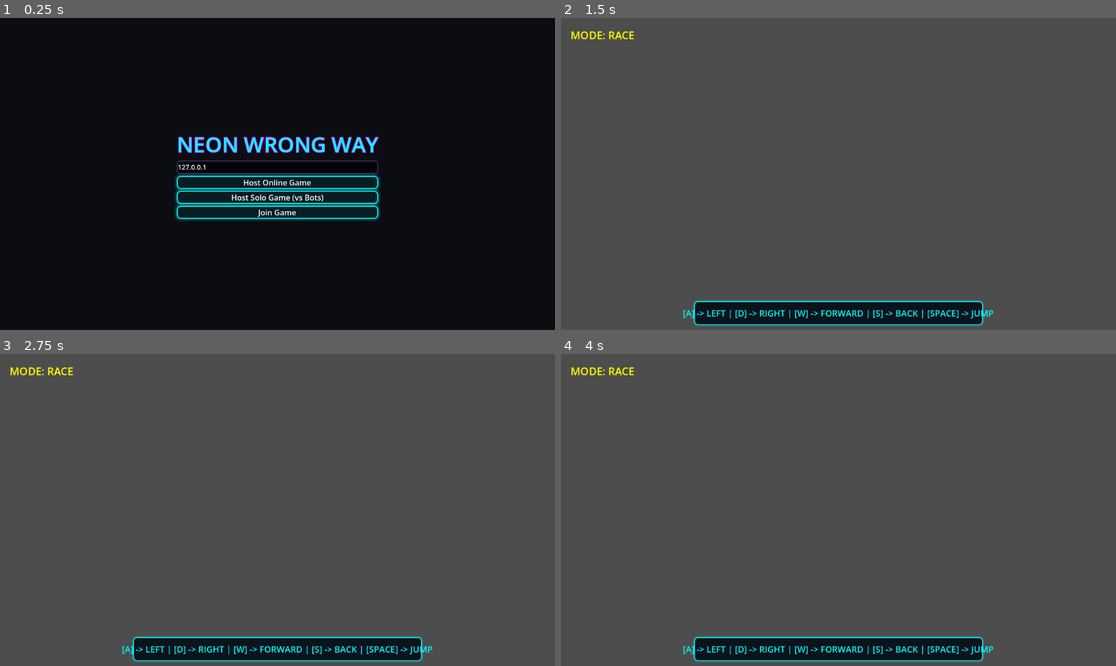
Above: before the commit, frames 1-4 (two rows, left to right).
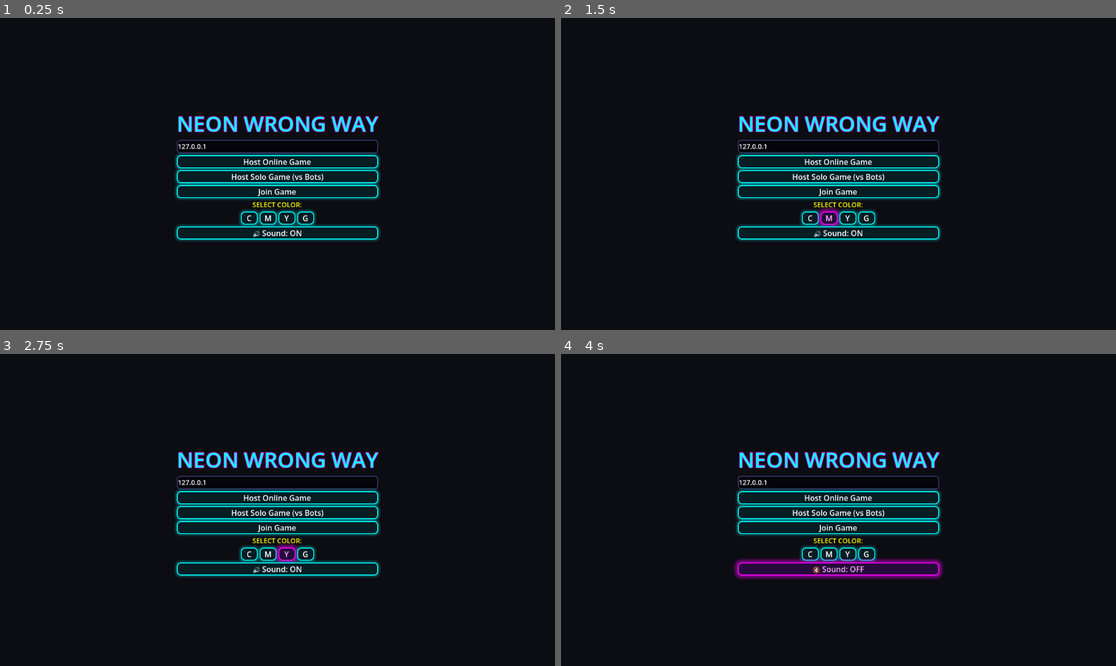
Above: after the commit, the same moments.

Repository: lelongc/tools
Game: Godot game, scene res://main_game.tscn
Same seed, same stepped clock (60 frames per second), same inputs: the game is played once before the commit and once after it.
Inputs (mouse positions are in pixels of both pictures, inside the frame that each line leads up to):
- Up to frame 1 (0.25 s): no input
- Up to frame 2 (1.5 s): click (810, 217) at 0.5 s, where only the run after the commit has a clickable "C"; click (827, 217) at 1.25 s, where only the run after the commit has a clickable "M"
- Up to frame 3 (2.75 s): click (288, 553) at 2 s, where only the run after the commit has a clickable "Y"
- Up to frame 4 (4 s): click (866, 553) at 2.75 s, where only the run after the commit has a clickable "G"; click (838, 569) at 3.5 s, where only the run after the commit has a clickable "🔊 Sound: ON"

The runs differ from the first frame. In frame 1, 8.2% of the frame differs, in the area x 31-69%, y 31-72%; in frame 2, 97%; in frame 3, 97%; in frame 4, 97%, in the area x 0-100%, y 0-100%.

Commit message:
feat: implement multiplayer game framework with lobby UI, map loading, and neon theme support

Diff:
--- /dev/null
+++ b/godot_demo/death_particles.tscn
@@ -0,0 +1,36 @@
+[gd_scene load_steps=6 format=3 uid="uid://deathpart123"]
+
+[sub_resource type="StandardMaterial3D" id="StandardMaterial3D_dp"]
+shading_mode = 0
+albedo_color = Color(1, 0.2, 0.2, 1)
+
+[sub_resource type="BoxMesh" id="BoxMesh_dp"]
+material = SubResource("StandardMaterial3D_dp")
+size = Vector3(0.15, 0.15, 0.15)
+
+[sub_resource type="ParticleProcessMaterial" id="ParticleProcessMaterial_dp"]
+direction = Vector3(0, 1, 0)
+spread = 180.0
+initial_velocity_min = 5.0
+initial_velocity_max = 10.0
+gravity = Vector3(0, -9.8, 0)
+scale_min = 0.5
+scale_max = 1.2
+
+[sub_resource type="GDScript" id="GDScript_autofree"]
+script/source = "extends GPUParticles3D
+
+func _ready():
+	emitting = true
+	var timer = get_tree().create_timer(lifetime + 0.2)
+	timer.timeout.connect(queue_free)
+"
+
+[node name="DeathParticles" type="GPUParticles3D"]
+amount = 32
+lifetime = 0.8
+one_shot = true
+explosiveness = 1.0
+process_material = SubResource("ParticleProcessMaterial_dp")
+draw_pass_1 = SubResource("BoxMesh_dp")
+script = SubResource("GDScript_autofree")
--- a/godot_demo/default_env.tres
+++ b/godot_demo/default_env.tres
@@ -2,12 +2,15 @@
 
 [resource]
 background_mode = 1
-background_color = Color(0.02, 0.02, 0.03, 1)
+background_color = Color(0.01, 0.01, 0.04, 1)
 ambient_light_source = 2
-ambient_light_color = Color(0.1, 0.1, 0.15, 1)
+ambient_light_color = Color(0.08, 0.1, 0.18, 1)
 tonemap_mode = 2
 glow_enabled = true
-glow_intensity = 0.8
-glow_strength = 0.6
-glow_bloom = 0.2
-glow_hdr_threshold = 1.2
+glow_intensity = 1.0
+glow_strength = 0.8
+glow_bloom = 0.25
+glow_hdr_threshold = 1.0
+fog_enabled = true
+fog_light_color = Color(0.02, 0.03, 0.08, 1)
+fog_density = 0.005
--- a/godot_demo/finish_line.tscn
+++ b/godot_demo/finish_line.tscn
@@ -1,14 +1,25 @@
-[gd_scene load_steps=5 format=3 uid="uid://fln12345"]
+[gd_scene load_steps=7 format=3 uid="uid://fln12345"]
 
 [ext_resource type="Script" path="res://finish_line.gd" id="1_flscript"]
 [ext_resource type="Material" path="res://neon_mat_finish.tres" id="2_mat"]
 
 [sub_resource type="BoxShape3D" id="BoxShape3D_fl"]
-size = Vector3(10, 5, 2)
+size = Vector3(8, 6, 2)
 
 [sub_resource type="BoxMesh" id="BoxMesh_fl"]
 material = ExtResource("2_mat")
-size = Vector3(10, 5, 2)
+size = Vector3(8, 0.4, 0.4)
+
+[sub_resource type="CylinderMesh" id="CylinderMesh_pillar"]
+material = ExtResource("2_mat")
+top_radius = 0.2
+bottom_radius = 0.2
+height = 6.0
+
+[sub_resource type="TorusMesh" id="TorusMesh_ring"]
+material = ExtResource("2_mat")
+inner_radius = 2.5
+outer_radius = 2.8
 
 [node name="FinishLine" type="Area3D"]
 script = ExtResource("1_flscript")
@@ -16,5 +27,18 @@
 [node name="CollisionShape3D" type="CollisionShape3D" parent="."]
 shape = SubResource("BoxShape3D_fl")
 
-[node name="MeshInstance3D" type="MeshInstance3D" parent="."]
+[node name="PillarL" type="MeshInstance3D" parent="."]
+transform = Transform3D(1, 0, 0, 0, 1, 0, 0, 0, 1, -3.8, 3, 0)
+mesh = SubResource("CylinderMesh_pillar")
+
+[node name="PillarR" type="MeshInstance3D" parent="."]
+transform = Transform3D(1, 0, 0, 0, 1, 0, 0, 0, 1, 3.8, 3, 0)
+mesh = SubResource("CylinderMesh_pillar")
+
+[node name="TopArch" type="MeshInstance3D" parent="."]
+transform = Transform3D(1, 0, 0, 0, 1, 0, 0, 0, 1, 0, 6, 0)
 mesh = SubResource("BoxMesh_fl")
+
+[node name="PortalRing" type="MeshInstance3D" parent="."]
+transform = Transform3D(1, 0, 0, 0, 1, 0, 0, 0, 1, 0, 3, 0)
+mesh = SubResource("TorusMesh_ring")
--- a/godot_demo/game_manager.gd
+++ b/godot_demo/game_manager.gd
@@ -16,7 +16,7 @@
 var tag_it_id = -1
 
 var copycat_sequence = []
-var copycat_timer = 0.0
+var copycat_progress = {} # player_id -> index in sequence
 
 func start_mode(mode: GameMode):
 	round_ended = false
@@ -41,6 +41,7 @@
 func generate_copycat_sequence():
 	var possible_actions = ["A", "D", "W", "S", "SPACE"]
 	copycat_sequence.clear()
+	copycat_progress.clear()
 	for i in range(4):
 		copycat_sequence.append(possible_actions[randi() % possible_actions.size()])
 	rpc("sync_copycat_sequence", copycat_sequence)
@@ -48,6 +49,21 @@
 @rpc("any_peer", "call_local")
 func sync_copycat_sequence(seq):
 	copycat_sequence = seq
+	copycat_progress.clear()
+
+func check_copycat_input(key_pressed: String, player_id: int):
+	if current_mode != GameMode.COPYCAT or round_ended: return
+	if not copycat_progress.has(player_id):
+		copycat_progress[player_id] = 0
+
+	var idx = copycat_progress[player_id]
+	if idx < copycat_sequence.size():
+		if copycat_sequence[idx] == key_pressed:
+			copycat_progress[player_id] += 1
+			print("Player ", player_id, " Copycat Progress: ", copycat_progress[player_id])
+			if copycat_progress[player_id] >= copycat_sequence.size():
+				if multiplayer.is_server():
+					end_round(player_id)
 
 func _process(delta):
 	if multiplayer.is_server() and current_mode == GameMode.TAG:
--- a/godot_demo/main.tscn
+++ b/godot_demo/main.tscn
@@ -2,14 +2,14 @@
 
 [ext_resource type="PackedScene" uid="uid://b8x7c1d3p4m1" path="res://bounce_pad.tscn" id="1_bounce"]
 [ext_resource type="PackedScene" uid="uid://fln12345" path="res://finish_line.tscn" id="2_finish"]
-[ext_resource type="Material" path="res://neon_mat_ground.tres" id="3_ground_mat"]
+[ext_resource type="Material" path="res://neon_mat_grid.tres" id="3_grid_mat"]
 
 [sub_resource type="BoxShape3D" id="BoxShape3D_ground"]
-size = Vector3(20, 1, 20)
+size = Vector3(24, 1, 30)
 
 [sub_resource type="BoxMesh" id="BoxMesh_ground"]
-material = ExtResource("3_ground_mat")
-size = Vector3(20, 1, 20)
+material = ExtResource("3_grid_mat")
+size = Vector3(24, 1, 30)
 
 [node name="Main" type="Node3D"]
 
@@ -27,7 +27,7 @@
 shadow_enabled = true
 
 [node name="BouncePad" parent="." instance=ExtResource("1_bounce")]
-transform = Transform3D(1, 0, 0, 0, 1, 0, 0, 0, 1, 5, 0.1, -5)
+transform = Transform3D(1, 0, 0, 0, 1, 0, 0, 0, 1, 6, 0.1, -6)
 
 [node name="FinishLine" parent="." instance=ExtResource("2_finish")]
-transform = Transform3D(1, 0, 0, 0, 1, 0, 0, 0, 1, 0, 2.5, -9)
+transform = Transform3D(1, 0, 0, 0, 1, 0, 0, 0, 1, 0, 0.1, -12)
--- a/godot_demo/main_game.gd
+++ b/godot_demo/main_game.gd
@@ -15,16 +15,35 @@
 @onready var copycat_label = $HUD/CopycatLabel
 @onready var key_guide_label = $HUD/KeyGuidePanel/KeyGuideLabel
 
+var selected_color: Color = Color(0, 1, 1) # Default Cyan
+
 func _ready():
 	add_to_group("main_game")
 	$LobbyUI/VBoxContainer/HostBtn.pressed.connect(_on_host_pressed)
 	if $LobbyUI/VBoxContainer.has_node("HostBotsBtn"):
 		$LobbyUI/VBoxContainer/HostBotsBtn.pressed.connect(_on_host_bots_pressed)
 	$LobbyUI/VBoxContainer/JoinBtn.pressed.connect(_on_join_pressed)
+
+	if $LobbyUI/VBoxContainer.has_node("MuteBtn"):
+		$LobbyUI/VBoxContainer/MuteBtn.pressed.connect(_on_mute_pressed)
+
+	# Color Picker setup
+	var color_box = $LobbyUI/VBoxContainer/ColorBox
+	if color_box:
+		color_box.get_node("CyanBtn").pressed.connect(func(): selected_color = Color(0, 1, 1); if SoundManager: SoundManager.play_click())
+		color_box.get_node("MagentaBtn").pressed.connect(func(): selected_color = Color(1, 0, 1); if SoundManager: SoundManager.play_click())
+		color_box.get_node("YellowBtn").pressed.connect(func(): selected_color = Color(1, 1, 0); if SoundManager: SoundManager.play_click())
+		color_box.get_node("GreenBtn").pressed.connect(func(): selected_color = Color(0, 1, 0); if SoundManager: SoundManager.play_click())
+
 	address_input.text = "127.0.0.1"
 	hud.hide()
 	round_end_ui.hide()
 	apply_neon_theme()
+
+func _on_mute_pressed():
+	if SoundManager:
+		var muted = SoundManager.toggle_mute()
+		$LobbyUI/VBoxContainer/MuteBtn.text = "🔇 Sound: OFF" if muted else "🔊 Sound: ON"
 
 func _process(_delta):
 	if hud.visible:
@@ -115,6 +134,7 @@
 	GameManager.register_player(id)
 	var player = preload("res://player.tscn").instantiate()
 	player.name = str(id)
+	player.custom_color = selected_color
 	player.position = Vector3(randf_range(-2, 2), 2, randf_range(-2, 2))
 	players_node.add_child(player, true)
 
@@ -171,6 +191,9 @@
 		winner_label.text = "DRAW!"
 	else:
 		winner_label.text = "PLAYER " + str(winner_id) + " WINS!"
+		# Spawn victory confetti particle effect
+		var confetti = preload("res://victory_confetti.tscn").instantiate()
+		add_child(confetti)
 
 	if multiplayer.is_server():
 		GameManager.players_alive.clear()
--- a/godot_demo/main_game.tscn
+++ b/godot_demo/main_game.tscn
@@ -44,10 +44,10 @@
 anchor_top = 0.5
 anchor_right = 0.5
 anchor_bottom = 0.5
-offset_left = -120.0
-offset_top = -80.0
-offset_right = 120.0
-offset_bottom = 80.0
+offset_left = -140.0
+offset_top = -120.0
+offset_right = 140.0
+offset_bottom = 120.0
 grow_horizontal = 2
 grow_vertical = 2
 
@@ -78,6 +78,46 @@
 layout_mode = 2
 focus_mode = 0
 text = "Join Game"
+
+[node name="ColorLabel" type="Label" parent="LobbyUI/VBoxContainer"]
+layout_mode = 2
+theme_override_colors/font_color = Color(1, 1, 0, 1)
+theme_override_font_sizes/font_size = 14
+text = "SELECT COLOR:"
+horizontal_alignment = 1
+
+[node name="ColorBox" type="HBoxContainer" parent="LobbyUI/VBoxContainer"]
+layout_mode = 2
+alignment = 1
+
+[node name="CyanBtn" type="Button" parent="LobbyUI/VBoxContainer/ColorBox"]
+custom_minimum_size = Vector2(35, 25)
+layout_mode = 2
+focus_mode = 0
+text = "C"
+
+[node name="MagentaBtn" type="Button" parent="LobbyUI/VBoxContainer/ColorBox"]
+custom_minimum_size = Vector2(35, 25)
+layout_mode = 2
+focus_mode = 0
+text = "M"
+
+[node name="YellowBtn" type="Button" parent="LobbyUI/VBoxContainer/ColorBox"]
+custom_minimum_size = Vector2(35, 25)
+layout_mode = 2
+focus_mode = 0
+text = "Y"
+
+[node name="GreenBtn" type="Button" parent="LobbyUI/VBoxContainer/ColorBox"]
+custom_minimum_size = Vector2(35, 25)
+layout_mode = 2
+focus_mode = 0
+text = "G"
+
+[node name="MuteBtn" type="Button" parent="LobbyUI/VBoxContainer"]
+layout_mode = 2
+focus_mode = 0
+text = "🔊 Sound: ON"
 
 [node name="HUD" type="Control" parent="."]
 visible = false
--- /dev/null
+++ b/godot_demo/neon_mat_grid.tres
@@ -0,0 +1,9 @@
+[gd_resource type="StandardMaterial3D" format=3]
+
+[resource]
+albedo_color = Color(0.05, 0.05, 0.08, 1)
+roughness = 0.6
+metallic = 0.2
+emission_enabled = true
+emission = Color(0.0, 0.6, 0.8, 1)
+emission_energy_multiplier = 0.3
--- /dev/null
+++ b/godot_demo/neon_mat_visor.tres
@@ -0,0 +1,8 @@
+[gd_resource type="StandardMaterial3D" format=3]
+
+[resource]
+albedo_color = Color(1, 1, 0, 1)
+roughness = 0.1
+emission_enabled = true
+emission = Color(1, 1, 0, 1)
+emission_energy_multiplier = 2.0
--- a/godot_demo/player.gd
+++ b/godot_demo/player.gd
@@ -27,6 +27,7 @@
 var bot_change_target_timer = 0.0
 var bot_target_dir = Vector3.FORWARD
 var bot_wants_jump = false
+var custom_color: Color = Color(0, 0, 0, 0)
 
 func apply_knockback(force: Vector3):
 	knockback_velocity += force
@@ -40,7 +41,10 @@
 	velocity.y = force * (-1.0 if gravity_direction.y > 0 else 1.0)
 
 func _enter_tree():
-	set_multiplayer_authority(name.to_int())
+	if is_bot:
+		set_multiplayer_authority(1)
+	else:
+		set_multiplayer_authority(name.to_int())
 	add_to_group("player")
 
 func is_player():
@@ -50,7 +54,7 @@
 	randomize()
 
 	var colors = [Color(0,1,1), Color(1,0,1), Color(1,1,0), Color(0,1,0), Color(1,0.5,0)]
-	var color = colors[name.to_int() % colors.size()]
+	var color = custom_color if custom_color != Color(0, 0, 0, 0) else colors[name.to_int() % colors.size()]
 	var mat = StandardMaterial3D.new()
 	mat.albedo_color = color
 	mat.emission_enabled = true
@@ -76,7 +80,7 @@
 	sync.replication_config = config
 	add_child(sync)
 
-	if not is_multiplayer_authority():
+	if not is_multiplayer_authority() or is_bot:
 		$SpringArm3D/Camera3D.current = false
 	else:
 		$SpringArm3D/Camera3D.current = true
@@ -85,9 +89,17 @@
 
 @rpc("any_peer", "call_local")
 func die():
+	if is_dead: return
 	is_dead = true
 	hide()
 	$CollisionShape3D.set_deferred("disabled", true)
+
+	# Death explosion particle effect
+	var dp = preload("res://death_particles.tscn").instantiate()
+	get_parent().add_child(dp)
+	dp.global_position = global_position
+	if SoundManager:
+		SoundManager.play_explosion()
 
 func _physics_process(delta):
 	if is_dead:
@@ -111,13 +123,13 @@
 	if is_bot:
 		# AI Bot Decision Logic
 		bot_change_target_timer += delta
-		if bot_change_target_timer >= 1.0:
+		if bot_change_target_timer >= 0.8:
 			bot_change_target_timer = 0.0
 			bot_target_dir = Vector3(randf_range(-1, 1), 0, randf_range(-1, 1)).normalized()
-			bot_wants_jump = (randf() > 0.6)
+			bot_wants_jump = (randf() > 0.5)
 
 		# AI Bot moves towards goal in RACE mode or target in others
-		if GameManager.current_mode == GameManager.GameMode.RACE:
+		if GameManager.current_mode == GameManager.GameMode.RACE or GameManager.current_mode == GameManager.GameMode.COPYCAT:
 			bot_target_dir = Vector3(0, 0, -1) # Move towards finish line
 
 		input_dir = Vector2(bot_target_dir.x, bot_target_dir.z)
@@ -131,6 +143,14 @@
 
 		input_dir = Input.get_vector(left, right, fwd, back)
 		wants_jump = Input.is_action_just_pressed(action_map["jump"])
+
+		# COPYCAT input tracking
+		if GameManager.current_mode == GameManager.GameMode.COPYCAT:
+			if Input.is_action_just_pressed("move_left"): GameManager.check_copycat_input("A", name.to_int())
+			if Input.is_action_just_pressed("move_right"): GameManager.check_copycat_input("D", name.to_int())
+			if Input.is_action_just_pressed("move_forward"): GameManager.check_copycat_input("W", name.to_int())
+			if Input.is_action_just_pressed("move_backward"): GameManager.check_copycat_input("S", name.to_int())
+			if Input.is_action_just_pressed("jump"): GameManager.check_copycat_input("SPACE", name.to_int())
 
 	# Handle Jump
 	if wants_jump and is_on_floor():
@@ -139,7 +159,7 @@
 		var particles = preload("res://jump_particles.tscn").instantiate()
 		get_parent().add_child(particles)
 		particles.global_position = global_position
-		if SoundManager:
+		if SoundManager and is_multiplayer_authority() and not is_bot:
 			SoundManager.play_jump()
 
 	# Movement calculation
@@ -167,15 +187,22 @@
 		var col = get_slide_collision(i)
 		var collider = col.get_collider()
 		if collider and collider.is_in_group("player"):
-			if collider.has_method("apply_knockback_rpc"):
-				var push_dir = (collider.global_position - global_position)
-				push_dir.y = 0
-				push_dir = push_dir.normalized()
-				var push_force = velocity.length() * 0.5
-				collider.rpc_id(collider.get_multiplayer_authority(), "apply_knockback_rpc", push_dir * push_force)
+			var push_dir = (collider.global_position - global_position)
+			push_dir.y = 0
+			push_dir = push_dir.normalized()
+			var push_force = velocity.length() * 0.5
+
+			var target_auth = collider.get_multiplayer_authority()
+			if target_auth == multiplayer.get_unique_id() or collider.is_bot:
+				collider.apply_knockback(push_dir * push_force)
+			elif collider.has_method("apply_knockback_rpc") and multiplayer.get_peers().has(target_auth):
+				collider.rpc_id(target_auth, "apply_knockback_rpc", push_dir * push_force)
 
 			if is_bomb and is_multiplayer_authority():
-				GameManager.rpc_id(1, "request_pass_bomb", collider.name.to_int())
+				if multiplayer.is_server():
+					GameManager.request_pass_bomb(collider.name.to_int())
+				else:
+					GameManager.rpc_id(1, "request_pass_bomb", collider.name.to_int())
 
 	# Fall death check
 	if position.y < -15 or position.y > 35:
@@ -186,7 +213,10 @@
 			shuffle_timer = 0.0
 		else:
 			if not is_dead:
-				GameManager.rpc_id(1, "report_death", name.to_int())
+				if multiplayer.is_server():
+					GameManager.report_death(name.to_int())
+				else:
+					GameManager.rpc_id(1, "report_death", name.to_int())
 				rpc("die")
 
 func shuffle_controls():
@@ -229,6 +259,6 @@
 	else:
 		is_bomb = false
 		var colors = [Color(0,1,1), Color(1,0,1), Color(1,1,0), Color(0,1,0), Color(1,0.5,0)]
-		var color = colors[name.to_int() % colors.size()]
+		var color = custom_color if custom_color != Color(0, 0, 0, 0) else colors[name.to_int() % colors.size()]
 		visual_mesh.material_override.albedo_color = color
 		visual_mesh.material_override.emission = color
--- a/godot_demo/player.tscn
+++ b/godot_demo/player.tscn
@@ -1,7 +1,7 @@
-[gd_scene load_steps=7 format=3 uid="uid://c8y9z0a1b2c3"]
+[gd_scene load_steps=8 format=3 uid="uid://c8y9z0a1b2c3"]
 
 [ext_resource type="Script" path="res://player.gd" id="1_q2w3e"]
-
+[ext_resource type="Material" path="res://neon_mat_visor.tres" id="2_visor"]
 
 [sub_resource type="CapsuleShape3D" id="CapsuleShape3D_player"]
 
@@ -33,18 +33,9 @@
 scale_min = 0.5
 scale_max = 1.0
 
-[sub_resource type="StandardMaterial3D" id="StandardMaterial3D_face"]
-albedo_color = Color(0.05, 0.05, 0.05, 1)
-roughness = 0.5
-
-[sub_resource type="SphereMesh" id="SphereMesh_eye"]
-material = SubResource("StandardMaterial3D_face")
-radius = 0.08
-height = 0.16
-
-[sub_resource type="BoxMesh" id="BoxMesh_mouth"]
-material = SubResource("StandardMaterial3D_face")
-size = Vector3(0.2, 0.06, 0.06)
+[sub_resource type="BoxMesh" id="BoxMesh_visor"]
+material = ExtResource("2_visor")
+size = Vector3(0.5, 0.14, 0.12)
 
 [node name="Player" type="CharacterBody3D"]
 script = ExtResource("1_q2w3e")
@@ -55,17 +46,9 @@
 [node name="MeshInstance3D" type="MeshInstance3D" parent="."]
 mesh = SubResource("CapsuleMesh_player")
 
-[node name="EyeL" type="MeshInstance3D" parent="MeshInstance3D"]
-transform = Transform3D(1, 0, 0, 0, 1, 0, 0, 0, 1, 0.15, 0.25, -0.4)
-mesh = SubResource("SphereMesh_eye")
-
-[node name="EyeR" type="MeshInstance3D" parent="MeshInstance3D"]
-transform = Transform3D(1, 0, 0, 0, 1, 0, 0, 0, 1, -0.15, 0.25, -0.4)
-mesh = SubResource("SphereMesh_eye")
-
-[node name="Mouth" type="MeshInstance3D" parent="MeshInstance3D"]
-transform = Transform3D(1, 0, 0, 0, 1, 0, 0, 0, 1, 0, 0.1, -0.45)
-mesh = SubResource("BoxMesh_mouth")
+[node name="Visor" type="MeshInstance3D" parent="MeshInstance3D"]
+transform = Transform3D(1, 0, 0, 0, 1, 0, 0, 0, 1, 0, 0.25, -0.42)
+mesh = SubResource("BoxMesh_visor")
 
 [node name="TrailParticles" type="GPUParticles3D" parent="."]
 transform = Transform3D(1, 0, 0, 0, 1, 0, 0, 0, 1, 0, -0.4, 0)
@@ -73,8 +56,6 @@
 lifetime = 0.5
 process_material = SubResource("ParticleProcessMaterial_trail")
 draw_pass_1 = SubResource("SphereMesh_trail")
-
-[node name="JumpSound" type="AudioStreamPlayer3D" parent="."]
 
 [node name="SpringArm3D" type="SpringArm3D" parent="."]
 transform = Transform3D(1, 0, 0, 0, 0.866025, 0.5, 0, -0.5, 0.866025, 0, 1, 0)
--- a/godot_demo/sound_manager.gd
+++ b/godot_demo/sound_manager.gd
@@ -1,16 +1,35 @@
 extends Node
 
 # SoundManager - Procedural Retro Synth Sound Engine for Godot 4
-# Generates audio streams dynamically without external sound files!
 
 var audio_player: AudioStreamPlayer
+var is_muted: bool = false
+var ambient_timer: Timer
 
 func _ready():
 	process_mode = PROCESS_MODE_ALWAYS
 	audio_player = AudioStreamPlayer.new()
 	add_child(audio_player)
 
+	# Create background ambient pulse timer
+	ambient_timer = Timer.new()
+	ambient_timer.wait_time = 2.0
+	ambient_timer.autostart = true
+	ambient_timer.timeout.connect(_on_ambient_pulse)
+	add_child(ambient_timer)
+
+func toggle_mute() -> bool:
+	is_muted = !is_muted
+	AudioServer.set_bus_mute(0, is_muted)
+	return is_muted
+
+func _on_ambient_pulse():
+	if is_muted: return
+	# Play a subtle low ambient synth pad chord
+	play_synth_tone(110.0, 110.0, 0.4, -26.0, "sine")
+
 func play_synth_tone(freq_start: float, freq_end: float, duration: float, volume_db: float = -10.0, type: String = "square"):
+	if is_muted: return
 	var sample_rate = 44100
 	var num_samples = int(sample_rate * duration)
 	var pcm_data = PackedByteArray()
@@ -66,7 +85,6 @@
 	play_synth_tone(200.0, 40.0, 0.4, -6.0, "noise")
 
 func play_win():
-	# Simple arpeggio
 	play_synth_tone(440.0, 440.0, 0.1, -10.0, "square")
 	await get_tree().create_timer(0.1).timeout
 	play_synth_tone(554.37, 554.37, 0.1, -10.0, "square")
--- /dev/null
+++ b/godot_demo/victory_confetti.tscn
@@ -0,0 +1,37 @@
+[gd_scene load_steps=6 format=3 uid="uid://vicconfetti123"]
+
+[sub_resource type="StandardMaterial3D" id="StandardMaterial3D_vc"]
+shading_mode = 0
+albedo_color = Color(0, 1, 1, 1)
+
+[sub_resource type="SphereMesh" id="SphereMesh_vc"]
+material = SubResource("StandardMaterial3D_vc")
+radius = 0.1
+height = 0.2
+
+[sub_resource type="ParticleProcessMaterial" id="ParticleProcessMaterial_vc"]
+direction = Vector3(0, 1, 0)
+spread = 90.0
+initial_velocity_min = 8.0
+initial_velocity_max = 14.0
+gravity = Vector3(0, -6.0, 0)
+scale_min = 0.8
+scale_max = 2.0
+
+[sub_resource type="GDScript" id="GDScript_autofree_win"]
+script/source = "extends GPUParticles3D
+
+func _ready():
+	emitting = true
+	var timer = get_tree().create_timer(lifetime + 0.5)
+	timer.timeout.connect(queue_free)
+"
+
+[node name="VictoryConfetti" type="GPUParticles3D"]
+amount = 64
+lifetime = 1.5
+one_shot = true
+explosiveness = 0.9
+process_material = SubResource("ParticleProcessMaterial_vc")
+draw_pass_1 = SubResource("SphereMesh_vc")
+script = SubResource("GDScript_autofree_win")
Not shown, added: godot_demo/a.txt
